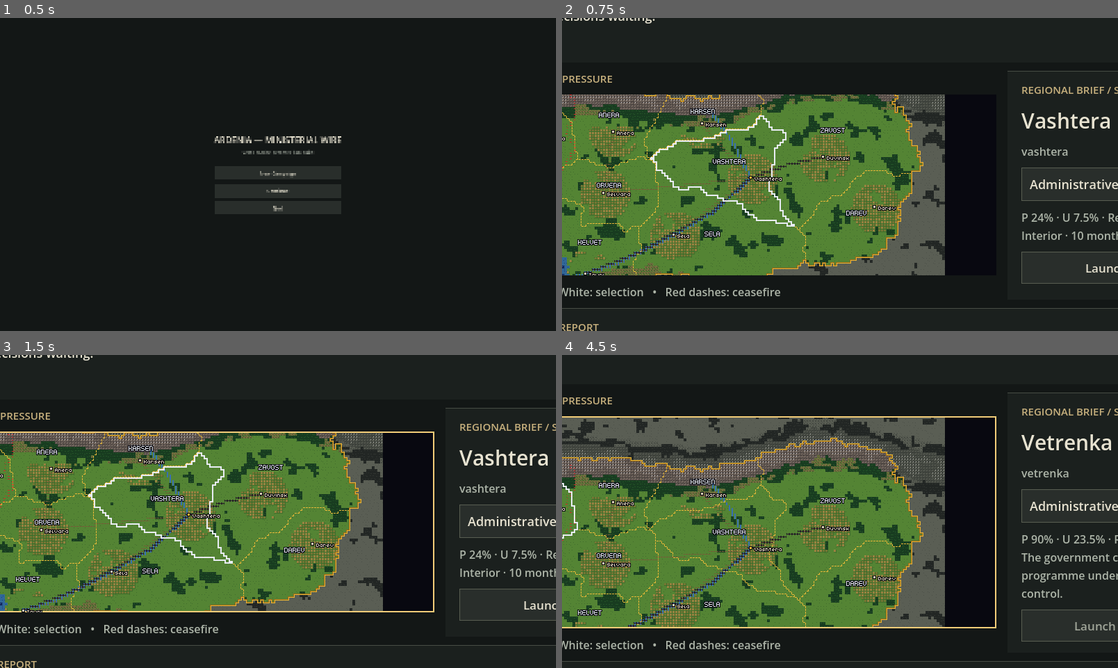
Above: before the commit, frames 1-4 (two rows, left to right).
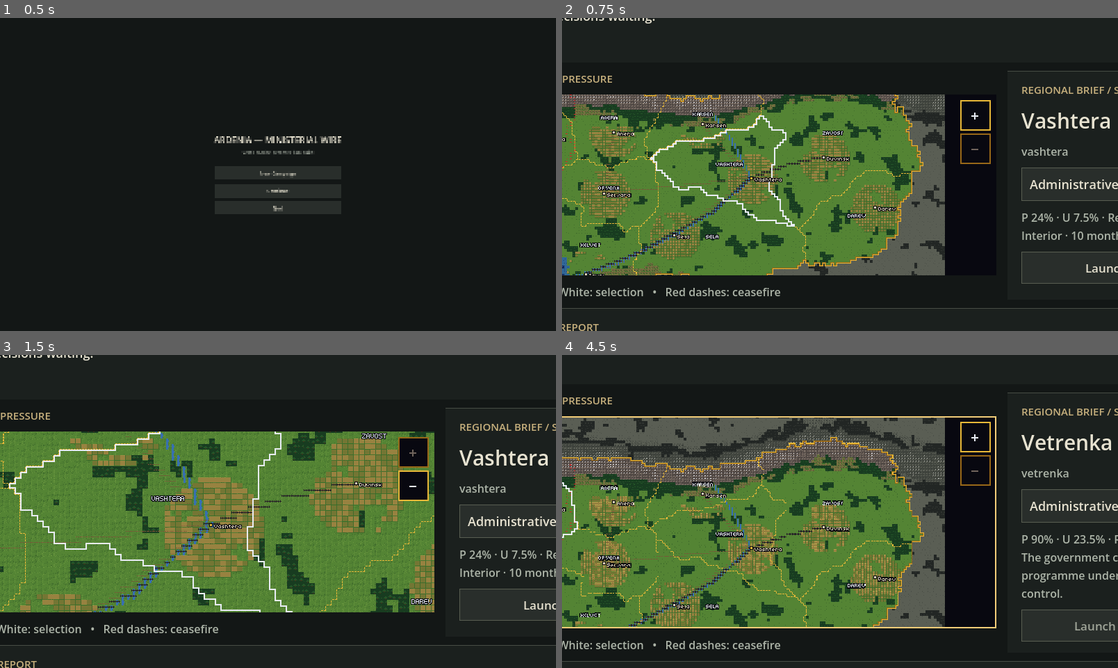
Above: after the commit, the same moments.

Repository: RatiOni/Political-Sim-Game
Game: Godot game, scene res://scenes/menu.tscn
Same seed, same stepped clock (60 frames per second), same inputs: the game is played once before the commit and once after it.
Inputs (mouse positions are in pixels of both pictures, inside the frame that each line leads up to):
- Up to frame 1 (0.5 s): no input
- Up to frame 2 (0.75 s): click "New Campaign" at 0.5 s
- Up to frame 3 (1.5 s): click (411, 452) at 1.25 s, where only the run after the commit has a clickable "+"
- Up to frame 4 (4.5 s): click (973, 486) at 2 s, where only the run after the commit has a clickable "-"; tap Enter at 2.75, 4.25 s; drag from (712, 520) to (895, 442) at 2.77 s; tap Space (pause) at 3.5 s; drag from (728, 527) to (812, 574) at 3.52 s; move the mouse to (895, 442) at 4.27 s; hold Right (ui_right) from 4.28 s (still down); tap 2 (speed_2) at 4.35 s; click (895, 442) at 4.42 s

Frame 1 is identical in both runs. In frame 2, 2.1% of the frame differs, in the area x 0-78%, y 24-83%; in frame 3, 26%, in the area x 0-79%, y 24-83%; in frame 4, 7.0%.

Commit message:
fix(godot): pixel map zoom levels in physical pixels
Co-Authored-By: Claude Opus 5.5 <noreply@anthropic.com>

Diff:
--- a/godot/scripts/map/ardenia_map.gd
+++ b/godot/scripts/map/ardenia_map.gd
@@ -5,9 +5,15 @@
 
 const BORDERS_PATH := "res://data/map/baked/borders.json"
 const UNAVAILABLE_TEXT := "Map data unavailable"
+const OVERVIEW := TileArt.HALF
+const DETAIL := TileArt.CELL
 const HOVER_WIDTH := 1.0
 const SELECTION_WIDTH := 2.0
 const DRAG_THRESHOLD := 4.0
+const BUTTON_SIZE := Vector2(44, 44)
+const BUTTON_MARGIN := 8.0
+const ZOOM_IN_KEYS: Array[Key] = [KEY_EQUAL, KEY_PLUS, KEY_KP_ADD]
+const ZOOM_OUT_KEYS: Array[Key] = [KEY_MINUS, KEY_KP_SUBTRACT]
 const SIDES: Array[Vector2i] = [Vector2i(1, 0), Vector2i(-1, 0), Vector2i(0, 1), Vector2i(0, -1)]
 const CORNERS: Array[Vector2i] = [Vector2i(1, 1), Vector2i(-1, 1), Vector2i(1, -1), Vector2i(-1, -1)]
 
@@ -17,12 +23,15 @@
 var selected_id := ""
 var hovered_id := ""
 var unavailable := false
-var tile_px := TileArt.CELL
+var tile_px := OVERVIEW
 var zoom := 1
 var terrain_layer := TileMapLayer.new()
 var growth_layer := TileMapLayer.new()
 var lines_rect := TextureRect.new()
+var zoom_in_button := Button.new()
+var zoom_out_button := Button.new()
 var _sea := ColorRect.new()
+var _physical := Node2D.new()
 var _canvas := Node2D.new()
 var _highlight := Node2D.new()
 var _labels := MapLabels.new()
@@ -32,25 +41,24 @@
 var _outlines: Dictionary = {}
 var _cells: Dictionary = {}
 var _centres: Dictionary = {}
+var _country := Rect2()
 var _tilesets: Dictionary = {}
 var _day_textures: Dictionary = {}
 var _dusk_textures: Dictionary = {}
 var _lines: Dictionary = {}
 var _dusk := false
-var _offset := Vector2.ZERO
+var _user_zoomed := false
+var _screen_scale := 1.0
+var _base := Vector2.ZERO
+var _origin := Vector2.ZERO
 var _focus := Vector2(0.5, 0.5)
 var _press_at := Vector2.ZERO
 var _pressing := false
 var _dragging := false
 
 
-static func choose_level(panel: Vector2) -> Vector2i:
-	for px in TileArt.SIZES:
-		var canvas := Vector2(TileBaker.GRID * px)
-		var k := floori(minf(panel.x / canvas.x, panel.y / canvas.y))
-		if k >= 1:
-			return Vector2i(px, k)
-	return Vector2i(TileArt.SIZES[-1], 1)
+static func level_zoom(physical_width: float, px: int) -> int:
+	return maxi(1, floori(physical_width / (TileBaker.GRID.x * px)))
 
 
 func _init() -> void:
@@ -59,15 +67,23 @@
 
 func _ready() -> void:
 	texture_filter = CanvasItem.TEXTURE_FILTER_NEAREST
+	set_notify_transform(true)
 	resized.connect(_layout)
+	get_viewport().size_changed.connect(_layout)
 	mouse_exited.connect(func(): hovered_id = ""; _redraw())
 	focus_entered.connect(queue_redraw)
 	focus_exited.connect(queue_redraw)
 	unavailable = not _load()
 	_notice.visible = unavailable
-	_canvas.visible = not unavailable
-	_labels.visible = not unavailable
+	_physical.visible = not unavailable
+	zoom_in_button.visible = not unavailable
+	zoom_out_button.visible = not unavailable
 	_layout()
+
+
+func _notification(what: int) -> void:
+	if what == NOTIFICATION_TRANSFORM_CHANGED and is_node_ready() and not unavailable:
+		_place()
 
 
 func _build_nodes() -> void:
@@ -77,8 +93,10 @@
 	_sea.show_behind_parent = true
 	_sea.set_anchors_preset(Control.PRESET_FULL_RECT)
 	add_child(_sea)
-	_canvas.show_behind_parent = true
-	add_child(_canvas)
+	_physical.show_behind_parent = true
+	_physical.name = "Physical"
+	add_child(_physical)
+	_physical.add_child(_canvas)
 	for layer in [terrain_layer, growth_layer]:
 		layer.texture_filter = CanvasItem.TEXTURE_FILTER_NEAREST
 		_canvas.add_child(layer)
@@ -91,8 +109,7 @@
 	_highlight.draw.connect(_draw_highlight)
 	_canvas.add_child(_highlight)
 	_labels.name = "Labels"
-	_labels.set_anchors_preset(Control.PRESET_FULL_RECT)
-	add_child(_labels)
+	_physical.add_child(_labels)
 	_notice.name = "Unavailable"
 	_notice.text = UNAVAILABLE_TEXT
 	_notice.mouse_filter = Control.MOUSE_FILTER_IGNORE
@@ -100,6 +117,30 @@
 	_notice.vertical_alignment = VERTICAL_ALIGNMENT_CENTER
 	_notice.set_anchors_preset(Control.PRESET_FULL_RECT)
 	add_child(_notice)
+	_build_zoom_button(zoom_in_button, "ZoomIn", "+", "Zoom in to detail (+ or mouse wheel)", zoom_in)
+	_build_zoom_button(zoom_out_button, "ZoomOut", "-", "Zoom out to the overview (- or mouse wheel)", zoom_out)
+
+
+func _build_zoom_button(button: Button, id: String, label: String, tip: String, action: Callable) -> void:
+	button.name = id
+	button.text = label
+	button.tooltip_text = tip
+	button.focus_mode = Control.FOCUS_NONE
+	button.custom_minimum_size = BUTTON_SIZE
+	button.size = BUTTON_SIZE
+	button.add_theme_font_override("font", MapLabels._crisp(MapLabels.REGION_FONT))
+	button.add_theme_font_size_override("font_size", 32)
+	for state in ["normal", "hover", "pressed", "disabled"]:
+		var box := StyleBoxFlat.new()
+		box.bg_color = MapPalette.DAY[MapPalette.INK if state != "hover" else MapPalette.ROCK_DARK]
+		box.border_color = MapPalette.DAY[MapPalette.GOLD_DARK if state == "disabled" else MapPalette.GOLD]
+		box.set_border_width_all(2)
+		box.anti_aliasing = false
+		button.add_theme_stylebox_override(state, box)
+	button.add_theme_color_override("font_color", MapPalette.DAY[MapPalette.SNOW])
+	button.add_theme_color_override("font_disabled_color", MapPalette.DAY[MapPalette.ROCK])
+	button.pressed.connect(func(): action.call())
+	add_child(button)
 
 
 func _load() -> bool:
@@ -122,7 +163,7 @@
 	_centres = _region_centres()
 	_labels.cities = _geo.cities
 	_labels.region_points = _centres
-	_labels.to_local = map_to_local
+	_labels.to_physical = _map_to_physical
 	return true
 
 
@@ -134,6 +175,7 @@
 	var cells := TileArt.index()
 	var kinds: PackedByteArray = _tiles["kinds"]
 	var variants: PackedByteArray = _tiles["variants"]
+	var country := PackedVector2Array()
 	for id in _geo.region_ids:
 		_cells[id] = {}
 	for y in TileBaker.GRID.y:
@@ -145,6 +187,11 @@
 			terrain_layer.set_cell(Vector2i(x, y), 0, Vector2i(cells[key][0], cells[key][1]))
 			if region < _geo.region_ids.size():
 				_cells[_geo.region_ids[region]][Vector2i(x, y)] = true
+				country.append(Vector2(x, y))
+	var bounds := Rect2(country[0], Vector2.ONE)
+	for p in country:
+		bounds = bounds.expand(p).expand(p + Vector2.ONE)
+	_country = Rect2(bounds.position / Vector2(TileBaker.GRID), bounds.size / Vector2(TileBaker.GRID))
 
 
 func _region_centres() -> Dictionary:
@@ -173,8 +220,6 @@
 
 
 func _apply_lines() -> void:
-	if unavailable:
-		return
 	var key := Vector2i(tile_px, int(_dusk))
 	if not _lines.has(key):
 		_lines[key] = ImageTexture.create_from_image(MapLines.build(_tiles, _geo, MapPalette.DUSK if _dusk else MapPalette.DAY, tile_px))
@@ -182,18 +227,40 @@
 	lines_rect.size = Vector2(MapLines.canvas_size(tile_px))
 
 
+func screen_transform() -> Transform2D:
+	return get_viewport().get_final_transform() * get_global_transform_with_canvas()
+
+
+func physical_size() -> Vector2:
+	return size * screen_transform().get_scale().x
+
+
+func default_tile_px() -> int:
+	var panel := physical_size()
+	var detail := Vector2(TileBaker.GRID * DETAIL * level_zoom(panel.x, DETAIL))
+	return DETAIL if detail.x <= panel.x and (_country.size * detail).y <= panel.y else OVERVIEW
+
+
 func _layout() -> void:
-	var level := choose_level(size)
-	if unavailable:
-		return
-	if level.x != tile_px or terrain_layer.tile_set == null:
-		tile_px = level.x
+	zoom_in_button.position = Vector2(size.x - BUTTON_SIZE.x - BUTTON_MARGIN, BUTTON_MARGIN)
+	zoom_out_button.position = zoom_in_button.position + Vector2(0, BUTTON_SIZE.y + BUTTON_MARGIN / 2.0)
+	if unavailable or not is_inside_tree():
+		return
+	_set_level(tile_px if _user_zoomed else default_tile_px())
+
+
+func _set_level(px: int) -> void:
+	if px != tile_px or terrain_layer.tile_set == null:
+		tile_px = px
 		terrain_layer.tile_set = _tilesets[tile_px]
 		growth_layer.tile_set = _tilesets[tile_px]
 		_apply_lines()
-	zoom = level.y
+	zoom = level_zoom(physical_size().x, tile_px)
 	_canvas.scale = Vector2(zoom, zoom)
-	_labels.zoom = zoom
+	_labels.region_size = 2 * tile_px * zoom
+	_labels.city_scale = zoom
+	zoom_in_button.disabled = tile_px == DETAIL
+	zoom_out_button.disabled = tile_px == OVERVIEW
 	_place()
 
 
@@ -202,16 +269,24 @@
 
 
 func _place() -> void:
+	var screen := screen_transform()
+	_screen_scale = screen.get_scale().x
+	var physical_origin := screen.origin
+	_base = physical_origin - physical_origin.round()
+	_physical.scale = Vector2.ONE / _screen_scale
+	_physical.position = -_base / _screen_scale
+	var panel := size * _screen_scale
 	var extent := canvas_extent()
-	var wanted := (size / 2.0 - _focus * extent).round()
+	var wanted := Vector2.ZERO
 	for axis in 2:
-		if extent[axis] <= size[axis]:
-			wanted[axis] = roundf((size[axis] - extent[axis]) / 2.0)
+		if extent[axis] <= panel[axis]:
+			wanted[axis] = roundf(_base[axis] + (panel[axis] - extent[axis]) / 2.0)
 		else:
-			wanted[axis] = clampf(wanted[axis], size[axis] - extent[axis], 0.0)
-	_offset = wanted
-	_focus = (size / 2.0 - _offset) / extent
-	_canvas.position = _offset
+			var free := roundf(_base[axis] + panel[axis] / 2.0 - _focus[axis] * extent[axis])
+			wanted[axis] = clampf(free, ceilf(_base[axis] + panel[axis] - extent[axis]), floorf(_base[axis]))
+	_origin = wanted
+	_focus = (_base + panel / 2.0 - _origin) / extent
+	_canvas.position = _origin
 	polygons.clear()
 	for id in _outlines:
 		var ring := PackedVector2Array()
@@ -221,10 +296,26 @@
 	_redraw()
 
 
+func _map_to_physical(p: Vector2) -> Vector2:
+	return _origin + p * canvas_extent()
+
+
+func map_to_local(p: Vector2) -> Vector2:
+	return _physical.position + _map_to_physical(p) / _screen_scale
+
+
+func local_to_map(p: Vector2) -> Vector2:
+	return ((p - _physical.position) * _screen_scale - _origin) / canvas_extent()
+
+
+func _point(value: Array) -> Vector2:
+	return map_to_local(Vector2(float(value[0]), float(value[1])) / 100.0)
+
+
 func pan_by(delta: Vector2) -> void:
 	if unavailable:
 		return
-	_focus -= delta / canvas_extent()
+	_focus -= delta * _screen_scale / canvas_extent()
 	_place()
 
 
@@ -232,6 +323,25 @@
 	if unavailable:
 		return
 	_focus = map_point
+	_place()
+
+
+func zoom_in(anchor: Variant = null) -> void:
+	_zoom_to(DETAIL, anchor)
+
+
+func zoom_out(anchor: Variant = null) -> void:
+	_zoom_to(OVERVIEW, anchor)
+
+
+func _zoom_to(px: int, anchor: Variant) -> void:
+	if unavailable or px == tile_px:
+		return
+	var at: Vector2 = anchor if anchor is Vector2 else (map_to_local(_centres[selected_id]) if _centres.has(selected_id) else size / 2.0)
+	var held := local_to_map(at)
+	_user_zoomed = true
+	_set_level(px)
+	_focus = held + (_base + size * _screen_scale / 2.0 - (at - _physical.position) * _screen_scale) / canvas_extent()
 	_place()
 
 
@@ -239,18 +349,6 @@
 	queue_redraw()
 	_highlight.queue_redraw()
 	_labels.queue_redraw()
-
-
-func map_to_local(p: Vector2) -> Vector2:
-	return _offset + p * canvas_extent()
-
-
-func local_to_map(p: Vector2) -> Vector2:
-	return (p - _offset) / canvas_extent()
-
-
-func _point(value: Array) -> Vector2:
-	return map_to_local(Vector2(float(value[0]), float(value[1])) / 100.0)
 
 
 func apply_snapshot(values: Array, selection: String) -> void:
@@ -281,8 +379,14 @@
 func _gui_input(event: InputEvent) -> void:
 	if event is InputEventMouseMotion:
 		_on_motion(event)
-	elif event is InputEventMouseButton and event.button_index == MOUSE_BUTTON_LEFT:
-		_on_left_button(event)
+	elif event is InputEventMouseButton:
+		_on_button(event)
+	elif event is InputEventKey and event.pressed and (event.keycode in ZOOM_IN_KEYS or event.keycode in ZOOM_OUT_KEYS):
+		if event.keycode in ZOOM_IN_KEYS:
+			zoom_in()
+		else:
+			zoom_out()
+		accept_event()
 	elif event.is_action_pressed("ui_right") or event.is_action_pressed("ui_down") or event.is_action_pressed("ui_left") or event.is_action_pressed("ui_up"):
 		var ids := polygons.keys()
 		if ids.is_empty():
@@ -294,10 +398,7 @@
 
 func _on_motion(event: InputEventMouseMotion) -> void:
 	if _pressing and (_dragging or event.position.distance_to(_press_at) > DRAG_THRESHOLD):
-		if not _dragging:
-			pan_by(event.position - _press_at)
-		else:
-			pan_by(event.relative)
+		pan_by(event.relative if _dragging else event.position - _press_at)
 		_dragging = true
 		accept_event()
 		return
@@ -307,17 +408,23 @@
 		_redraw()
 
 
-func _on_left_button(event: InputEventMouseButton) -> void:
-	if event.pressed:
+func _on_button(event: InputEventMouseButton) -> void:
+	if event.pressed and event.button_index == MOUSE_BUTTON_WHEEL_UP:
+		zoom_in(event.position)
+	elif event.pressed and event.button_index == MOUSE_BUTTON_WHEEL_DOWN:
+		zoom_out(event.position)
+	elif event.button_index == MOUSE_BUTTON_LEFT and event.pressed:
 		grab_focus()
 		_pressing = true
 		_dragging = false
 		_press_at = event.position
-	else:
+	elif event.button_index == MOUSE_BUTTON_LEFT:
 		if _pressing and not _dragging:
 			select_region(region_at(event.position))
 		_pressing = false
 		_dragging = false
+	else:
+		return
 	accept_event()
 
 
--- a/godot/scripts/map/map_labels.gd
+++ b/godot/scripts/map/map_labels.gd
@@ -1,19 +1,20 @@
 class_name MapLabels
-extends Control
+extends Node2D
 
 const REGION_FONT := "res://assets/pixel/kenney_pixel.ttf"
 const CITY_FONT := "res://assets/pixel/kenney_mini.ttf"
-const REGION_SIZE := 16
 const CITY_SIZE := 8
 const MARKER := 3
 const CITY_GAP := 3
 const REGION_LIFT := 6
+const PIXEL_FONT_MIN := 16
 const OUTLINE: Array[Vector2] = [Vector2(1, 0), Vector2(-1, 0), Vector2(0, 1), Vector2(0, -1), Vector2(1, 1), Vector2(-1, 1), Vector2(1, -1), Vector2(-1, -1)]
 
 var region_points: Dictionary = {}
 var cities: Array[Dictionary] = []
-var to_local: Callable
-var zoom := 1
+var to_physical: Callable
+var region_size := 8
+var city_scale := 1
 var _region_font := _crisp(REGION_FONT)
 var _city_font := _crisp(CITY_FONT)
 
@@ -24,33 +25,36 @@
 	font.hinting = TextServer.HINTING_NONE
 	font.subpixel_positioning = TextServer.SUBPIXEL_POSITIONING_DISABLED
 	font.generate_mipmaps = false
+	font.oversampling = 1.0
 	return font
 
 
 func _ready() -> void:
-	mouse_filter = Control.MOUSE_FILTER_IGNORE
 	texture_filter = CanvasItem.TEXTURE_FILTER_NEAREST
 
 
 func _draw() -> void:
-	if not to_local.is_valid():
+	if not to_physical.is_valid():
 		return
+	var region_font := _region_font if region_size >= PIXEL_FONT_MIN else _city_font
 	for id in region_points:
 		var text := String(id).to_upper()
-		var at: Vector2 = to_local.call(region_points[id])
-		var width := _region_font.get_string_size(text, HORIZONTAL_ALIGNMENT_LEFT, -1, REGION_SIZE * zoom).x
-		_outlined(_region_font, (at - Vector2(width / 2.0, REGION_LIFT * zoom)).round(), text, REGION_SIZE * zoom, MapPalette.DAY[MapPalette.SNOW])
+		var at: Vector2 = to_physical.call(region_points[id])
+		var width := region_font.get_string_size(text, HORIZONTAL_ALIGNMENT_LEFT, -1, region_size).x
+		_outlined(region_font, (at - Vector2(width / 2.0, REGION_LIFT * region_size / 16.0)).round(), text, region_size, MapPalette.DAY[MapPalette.SNOW])
+	var city_size := CITY_SIZE * city_scale
 	for city in cities:
-		var dot: Vector2 = (to_local.call(city["point"]) as Vector2).round()
-		var marker := float(MARKER * zoom)
+		var dot: Vector2 = (to_physical.call(city["point"]) as Vector2).round()
+		var marker := float(MARKER * city_scale)
+		var corner := (dot - Vector2(marker, marker) / 2.0).round()
 		var colour := MapPalette.DAY[MapPalette.GOLD if city["capital"] else MapPalette.WALL]
-		draw_rect(Rect2(dot - Vector2(marker, marker) / 2.0 - Vector2.ONE * zoom, Vector2(marker, marker) + Vector2.ONE * zoom * 2), MapPalette.DAY[MapPalette.INK])
-		draw_rect(Rect2(dot - Vector2(marker, marker) / 2.0, Vector2(marker, marker)), colour)
-		var baseline := dot + Vector2(marker / 2.0 + CITY_GAP * zoom, _city_font.get_ascent(CITY_SIZE * zoom) / 2.0)
-		_outlined(_city_font, baseline.round(), String(city["name"]), CITY_SIZE * zoom, MapPalette.DAY[MapPalette.WALL])
+		draw_rect(Rect2(corner - Vector2.ONE, Vector2(marker, marker) + Vector2.ONE * 2), MapPalette.DAY[MapPalette.INK])
+		draw_rect(Rect2(corner, Vector2(marker, marker)), colour)
+		var baseline := corner + Vector2(marker + CITY_GAP * city_scale, marker / 2.0 + _city_font.get_ascent(city_size) / 2.0)
+		_outlined(_city_font, baseline.round(), String(city["name"]), city_size, MapPalette.DAY[MapPalette.WALL])
 
 
 func _outlined(font: Font, at: Vector2, text: String, font_size: int, colour: Color) -> void:
 	for d in OUTLINE:
-		draw_string(font, at + d * zoom, text, HORIZONTAL_ALIGNMENT_LEFT, -1, font_size, MapPalette.DAY[MapPalette.INK])
+		draw_string(font, at + d, text, HORIZONTAL_ALIGNMENT_LEFT, -1, font_size, MapPalette.DAY[MapPalette.INK])
 	draw_string(font, at, text, HORIZONTAL_ALIGNMENT_LEFT, -1, font_size, colour)
--- a/godot/tests/map/test_pixel_map.gd
+++ b/godot/tests/map/test_pixel_map.gd
@@ -34,12 +34,88 @@
 
 
 func _check_levels() -> void:
-	t.equal(ArdeniaMap.choose_level(Vector2(2688, 1600)), Vector2i(8, 2), "a huge panel takes 8 px tiles at 2x")
-	t.equal(ArdeniaMap.choose_level(Vector2(1344, 800)), Vector2i(8, 1), "an exact native panel takes 8 px tiles at 1x")
-	t.equal(ArdeniaMap.choose_level(Vector2(1344, 799)), Vector2i(4, 1), "a panel just short of native drops to 4 px tiles")
-	t.equal(ArdeniaMap.choose_level(Vector2(1251, 535)), Vector2i(4, 1), "the 1920 x 1080 panel takes 4 px tiles at 1x")
-	t.equal(ArdeniaMap.choose_level(Vector2(1400, 799)), Vector2i(4, 1), "a wide but short panel takes 4 px tiles at 1x")
-	t.equal(ArdeniaMap.choose_level(Vector2(883, 311)), Vector2i(4, 1), "a panel smaller than every level falls back to 4 px at 1x")
+	t.equal(ArdeniaMap.level_zoom(1251, 4), 1, "a 1251 px panel shows the overview at 1x")
+	t.equal(ArdeniaMap.level_zoom(1344, 4), 2, "a 1344 px panel shows the overview at 2x")
+	t.equal(ArdeniaMap.level_zoom(1251, 8), 1, "detail never drops below 1x")
+	t.equal(ArdeniaMap.level_zoom(2700, 8), 2, "a 2700 px panel shows detail at 2x")
+
+
+func _wheel(map: Control, local: Vector2, up: bool) -> void:
+	var wheel := InputEventMouseButton.new()
+	wheel.button_index = MOUSE_BUTTON_WHEEL_UP if up else MOUSE_BUTTON_WHEEL_DOWN
+	wheel.pressed = true
+	wheel.position = map.global_position + local
+	root.push_input(wheel)
+
+
+func _key(keycode: Key) -> void:
+	var key := InputEventKey.new()
+	key.keycode = keycode
+	key.pressed = true
+	root.push_input(key)
+
+
+func _check_zoom(map: Control) -> void:
+	t.equal(map.tile_px, 4, "the 1920 x 1080 panel opens on the overview")
+	var centre: Vector2 = map.size / 2.0
+	var held: Vector2 = map.local_to_map(centre)
+	_wheel(map, centre, true)
+	await _frames(2)
+	t.equal(map.tile_px, 8, "the wheel zooms in to 8 px detail")
+	t.truth(map.local_to_map(centre).distance_to(held) < 1.0 / 168.0, "zooming keeps the point under the cursor in place")
+	t.truth(map.canvas_extent().x > map.size.x, "the detail map overflows the panel and pans")
+	_wheel(map, centre, false)
+	await _frames(2)
+	t.equal(map.tile_px, 4, "the wheel zooms back out to the overview")
+	map.grab_focus()
+	_key(KEY_EQUAL)
+	await _frames(2)
+	t.equal(map.tile_px, 8, "+ zooms in")
+	t.truth(map.zoom_in_button.disabled and not map.zoom_out_button.disabled, "only zoom out is offered at detail")
+	map.select_region("zavost")
+	var zavost: Vector2 = map._centres["zavost"]
+	var before: Vector2 = map.map_to_local(zavost)
+	_key(KEY_MINUS)
+	await _frames(2)
+	t.equal(map.tile_px, 4, "- zooms out")
+	t.truth(map.map_to_local(zavost).distance_to(before) < 8.0 or map.canvas_extent().x <= map.size.x, "zooming out keeps the selected region in place where the map can pan")
+	map.zoom_in_button.pressed.emit()
+	t.equal(map.tile_px, 8, "the zoom-in button zooms in")
+	t.equal(map.region_at(map.map_to_local(zavost)), "zavost", "hit testing follows the zoom level")
+	map.zoom_out_button.pressed.emit()
+	t.equal(map.tile_px, 4, "the zoom-out button zooms out")
+	for button in [map.zoom_in_button, map.zoom_out_button]:
+		t.truth(button.size.y >= 44.0 and Rect2(Vector2.ZERO, map.size).encloses(Rect2(button.position, button.size)), "%s is a 44 px target inside the map" % button.name)
+
+
+func _physical_tile(map: Control) -> Vector2:
+	var screen: Transform2D = map.screen_transform()
+	var a: Vector2 = screen * map.map_to_local(Vector2.ZERO)
+	var b: Vector2 = screen * map.map_to_local(Vector2(1.0 / 168.0, 1.0 / 100.0))
+	return b - a
+
+
+func _is_whole(v: Vector2) -> bool:
+	return absf(v.x - roundf(v.x)) < 1e-3 and absf(v.y - roundf(v.y)) < 1e-3
+
+
+func _check_physical(map: Control, capital: Vector2) -> void:
+	root.content_scale_factor = 2.0 / 3.0
+	await _frames()
+	var scale: float = map.screen_transform().get_scale().x
+	t.near(scale, 2.0 / 3.0, 1e-4, "the window scales the map control by 2/3")
+	var tile := _physical_tile(map)
+	t.truth(_is_whole(tile) and tile.x == tile.y and tile.x >= 4.0, "a tile covers a whole number of physical pixels (%s)" % tile)
+	t.truth(_is_whole(map.screen_transform() * map.map_to_local(Vector2.ZERO)), "the map origin lands on a physical pixel")
+	t.equal(map.region_at(map.map_to_local(capital)), "vashtera", "the capital hit-tests under a 2/3 content scale")
+	t.truth(map.local_to_map(map.map_to_local(Vector2(0.4, 0.6))).distance_to(Vector2(0.4, 0.6)) < 1e-4, "coordinates invert under a 2/3 content scale")
+	map.zoom_in()
+	await _frames()
+	t.truth(_is_whole(_physical_tile(map)) and _physical_tile(map).x == 8.0 * map.zoom, "detail tiles are 8k physical pixels under a 2/3 content scale")
+	t.equal(map.region_at(map.map_to_local(capital)), "vashtera", "the capital hit-tests at detail under a 2/3 content scale")
+	map.zoom_out()
+	root.content_scale_factor = 1.0
+	await _frames()
 
 
 func _drag(map: Control, from: Vector2, to: Vector2) -> void:
@@ -121,14 +197,16 @@
 	t.truth(map.atlas_texture() != day_texture, "dusk swaps the atlas texture")
 	map.set_dusk(false)
 	t.equal(map.atlas_texture(), day_texture, "day restores the day atlas")
+	await _check_zoom(map)
 
 	root.size = Vector2i(1280, 720)
 	await _frames()
 	var capital: Vector2 = geo.cities.filter(func(c: Dictionary) -> bool: return c["capital"])[0]["point"]
 	t.equal(map.region_at(map.map_to_local(capital)), "vashtera", "the capital still hit-tests after a resize to 1280 x 720")
-	t.equal(Vector2i(map.tile_px, map.zoom), Vector2i(4, 1), "the compact panel uses 4 px tiles at 1x")
+	t.equal(Vector2i(map.tile_px, map.zoom), Vector2i(4, 1), "the compact panel keeps the overview at 1x")
 	t.truth(map.canvas_extent().y > map.size.y, "the compact map is taller than its panel and pans")
 	await _check_pan(map, capital)
+	await _check_physical(map, capital)
 	app.queue_free()
 	await _frames()
 
